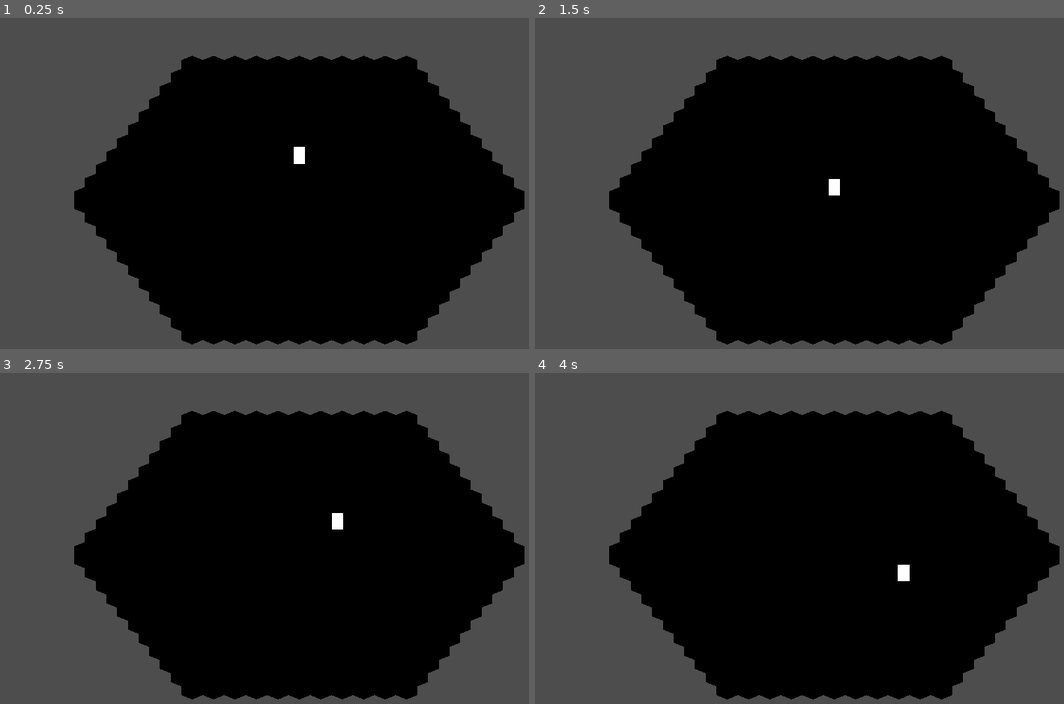
Above: before the commit, frames 1-4 (two rows, left to right).
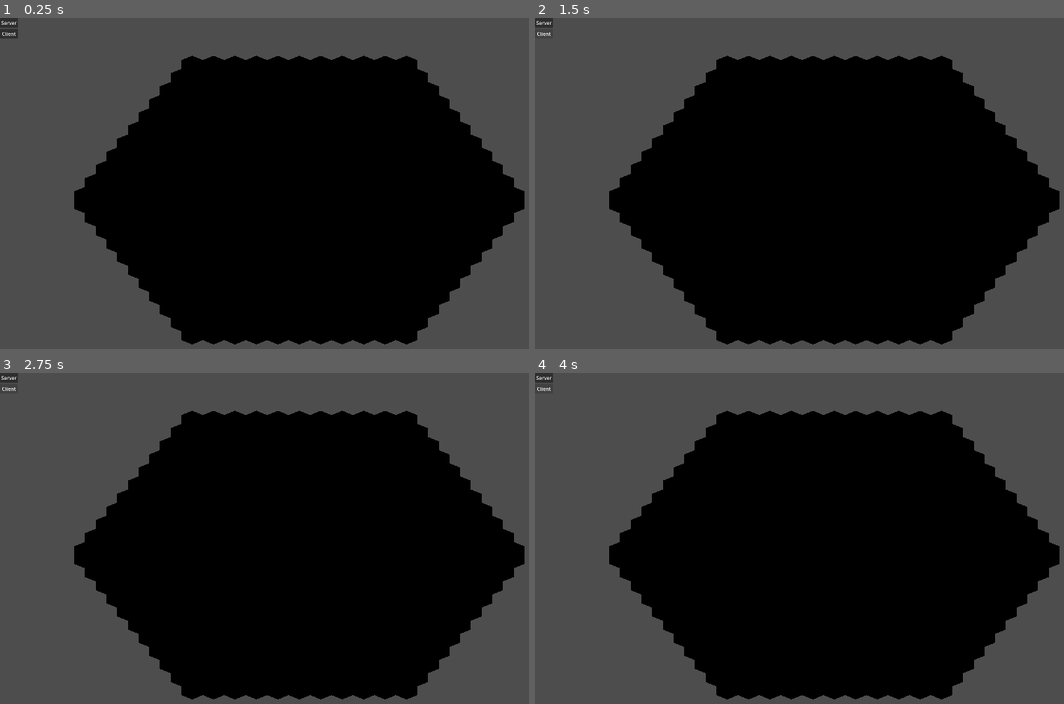
Above: after the commit, the same moments.

Repository: entityJY/griecay
Game: Godot game, scene res://scenes/map.tscn
Same seed, same stepped clock (60 frames per second), same inputs: the game is played once before the commit and once after it.
Inputs (mouse positions are in pixels of both pictures, inside the frame that each line leads up to):
- Up to frame 1 (0.25 s): no input
- Up to frame 2 (1.5 s): click (545, 21) at 0.5 s, where only the run after the commit has a clickable "Server"; click (545, 34) at 1.25 s, where only the run after the commit has a clickable "Client"
- Up to frame 3 (2.75 s): tap Enter at 2 s; hold D (right) from 2.03 s (still down); tap Space (jump) at 2.27 s
- Up to frame 4 (4 s): release D (right) at 2.78 s; hold S (down) 2.78-3.53 s; tap Space (jump) at 3.02 s; hold D (right) from 3.53 s (still down)

The runs differ from the first frame. In frame 1, 0.3% of the frame differs, in the area x 0-58%, y 0-45%; in frame 2, 0.2%; in frame 3, 0.2%; in frame 4, 0.2%.

Commit message:
Implement multiplayer

Diff:
--- a/player/player.gd
+++ b/player/player.gd
@@ -15,11 +15,16 @@
 var grounded: bool = true
 
 
+func _enter_tree() -> void:
+	set_multiplayer_authority(name.to_int())
+
+
 func _ready() -> void:
 	pid.update_constants(PID_CONSTANTS.x, PID_CONSTANTS.y, PID_CONSTANTS.z)
 
 
 func _physics_process(delta: float) -> void:
+	if !is_multiplayer_authority(): return
 
 	grounded = grounded_marker.is_colliding()
 
--- a/player/player.tscn
+++ b/player/player.tscn
@@ -14,6 +14,11 @@
 gradient = SubResource("Gradient_kqu6x")
 width = 96
 height = 192
+
+[sub_resource type="SceneReplicationConfig" id="SceneReplicationConfig_oul6g"]
+properties/0/path = NodePath(".:position")
+properties/0/spawn = true
+properties/0/replication_mode = 1
 
 [node name="Player" type="RigidBody3D" unique_id=1553416751 node_paths=PackedStringArray("grounded_marker")]
 axis_lock_angular_x = true
@@ -34,3 +39,6 @@
 [node name="Grounded" type="RayCast3D" parent="." unique_id=1050679996]
 transform = Transform3D(1, 0, 0, 0, 1, 0, 0, 0, 1, 0, -0.93863153, 0)
 target_position = Vector3(0, -0.15, 0)
+
+[node name="MultiplayerSynchronizer" type="MultiplayerSynchronizer" parent="." unique_id=1656757232]
+replication_config = SubResource("SceneReplicationConfig_oul6g")
--- a/project.godot
+++ b/project.godot
@@ -14,6 +14,10 @@
 run/main_scene="uid://bncgv81nbrm7x"
 config/features=PackedStringArray("4.7")
 config/icon="res://icon.svg"
+
+[autoload]
+
+HighLevelNetworkHandler="*uid://c8fgkl3nwdvjh"
 
 [display]
 
--- a/scenes/map.tscn
+++ b/scenes/map.tscn
@@ -2,16 +2,26 @@
 
 [ext_resource type="PackedScene" uid="uid://brx160r6hot4f" path="res://scenes/tiles.tscn" id="1_4xfga"]
 [ext_resource type="PackedScene" uid="uid://d1vx7w8xhf6ou" path="res://player/player.tscn" id="2_paxxb"]
+[ext_resource type="PackedScene" uid="uid://cidiygumf8a8x" path="res://ui/multiplayer_ui/high_level_ui.tscn" id="3_gldc4"]
+[ext_resource type="Script" uid="uid://itrkgxdyvug7" path="res://scripts/multiplayer_spawner.gd" id="4_0cso3"]
 
 [node name="Map" type="Node3D" unique_id=1947027435]
 
 [node name="Tiles" parent="." unique_id=478190446 instance=ExtResource("1_4xfga")]
 initial_radius = 10
 
+[node name="Players" type="Node3D" parent="." unique_id=310138321]
+transform = Transform3D(1, 0, 0, 0, 1, 0, 0, 0, 1, 0, 4.5357056, 0)
+
 [node name="Camera3D" type="Camera3D" parent="." unique_id=197334690]
 transform = Transform3D(1, 0, 0, 0, 0.7071068, 0.7071068, 0, -0.7071068, 0.7071068, 0, 10, 8.401003)
 projection = 1
 size = 27.168
 
-[node name="Player" parent="." unique_id=1553416751 instance=ExtResource("2_paxxb")]
-transform = Transform3D(1, 0, 0, 0, 1, 0, 0, 0, 1, 0, 5.682129, 0)
+[node name="HighLevelUi" parent="." unique_id=779017857 instance=ExtResource("3_gldc4")]
+
+[node name="MultiplayerSpawner" type="MultiplayerSpawner" parent="." unique_id=384066555]
+_spawnable_scenes = PackedStringArray("uid://d1vx7w8xhf6ou")
+spawn_path = NodePath("../Players")
+script = ExtResource("4_0cso3")
+network_player = ExtResource("2_paxxb")
--- /dev/null
+++ b/scripts/high_level_network_handler.gd
@@ -0,0 +1,18 @@
+extends Node
+
+
+const IP_ADDRESS: String = "localhost"
+const PORT: int = 45678
+
+var peer: ENetMultiplayerPeer
+
+
+func start_server() -> void:
+	peer = ENetMultiplayerPeer.new()
+	peer.create_server(PORT)
+	multiplayer.multiplayer_peer = peer
+
+func start_client() -> void:
+	peer = ENetMultiplayerPeer.new()
+	peer.create_client(IP_ADDRESS, PORT)
+	multiplayer.multiplayer_peer = peer
--- /dev/null
+++ b/scripts/multiplayer_spawner.gd
@@ -0,0 +1,17 @@
+extends MultiplayerSpawner
+
+
+@export var network_player: PackedScene
+
+# Called when the node enters the scene tree for the first time.
+func _ready() -> void:
+	multiplayer.peer_connected.connect(spawn_player)
+
+
+func spawn_player(id: int) -> void:
+	if !multiplayer.is_server(): return
+
+	var player: Node = network_player.instantiate()
+	player.name = str(id)
+
+	get_node(spawn_path).call_deferred("add_child", player)
--- /dev/null
+++ b/ui/multiplayer_ui/high_level_ui.gd
@@ -0,0 +1,9 @@
+extends Control
+
+
+func _on_server_pressed() -> void:
+	HighLevelNetworkHandler.start_server()
+
+
+func _on_client_pressed() -> void:
+	HighLevelNetworkHandler.start_client()
--- /dev/null
+++ b/ui/multiplayer_ui/high_level_ui.tscn
@@ -0,0 +1,28 @@
+[gd_scene format=3 uid="uid://cidiygumf8a8x"]
+
+[ext_resource type="Script" uid="uid://brvgw7wv0i2jq" path="res://ui/multiplayer_ui/high_level_ui.gd" id="1_nvtjh"]
+
+[node name="HighLevelUi" type="Control" unique_id=779017857]
+layout_mode = 3
+anchors_preset = 15
+anchor_right = 1.0
+anchor_bottom = 1.0
+grow_horizontal = 2
+grow_vertical = 2
+script = ExtResource("1_nvtjh")
+
+[node name="VBoxContainer" type="VBoxContainer" parent="." unique_id=2051655689]
+layout_mode = 0
+offset_right = 40.0
+offset_bottom = 40.0
+
+[node name="Server" type="Button" parent="VBoxContainer" unique_id=583428171]
+layout_mode = 2
+text = "Server"
+
+[node name="Client" type="Button" parent="VBoxContainer" unique_id=1255092702]
+layout_mode = 2
+text = "Client"
+
+[connection signal="pressed" from="VBoxContainer/Server" to="." method="_on_server_pressed"]
+[connection signal="pressed" from="VBoxContainer/Client" to="." method="_on_client_pressed"]
Not shown, added: scripts/high_level_network_handler.gd.uid
Not shown, added: scripts/multiplayer_spawner.gd.uid
Not shown, added: ui/multiplayer_ui/high_level_ui.gd.uid
